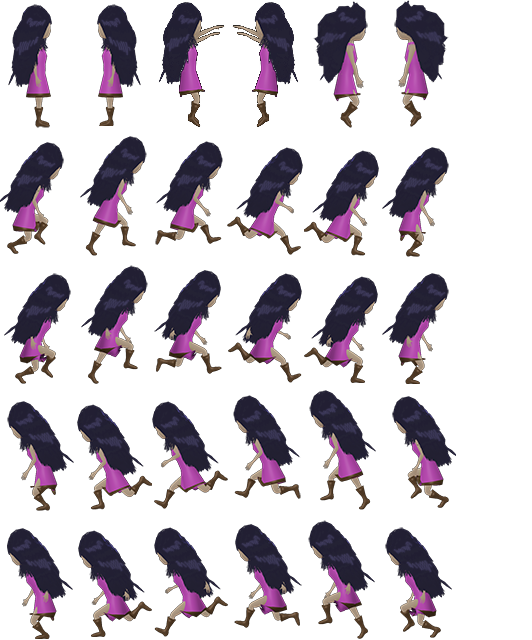
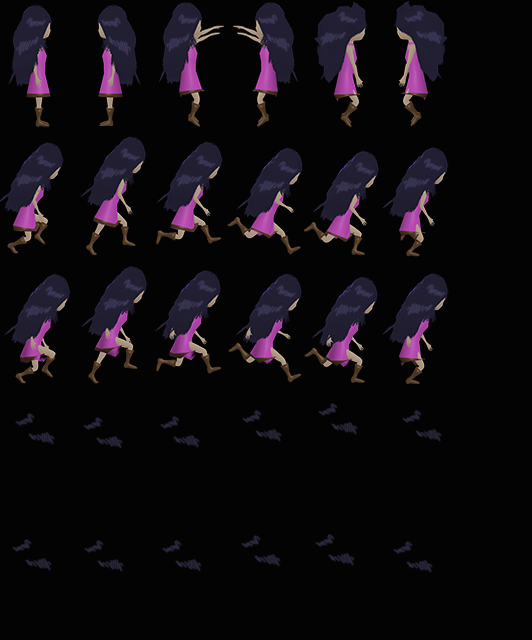
Before/after of a (532, 640) layered artwork. What changed in the layer stack:
hid "run L (merged R cells)" over [7, 390, 456, 639]
showed "Layer 1" over [0, 0, 532, 640]
